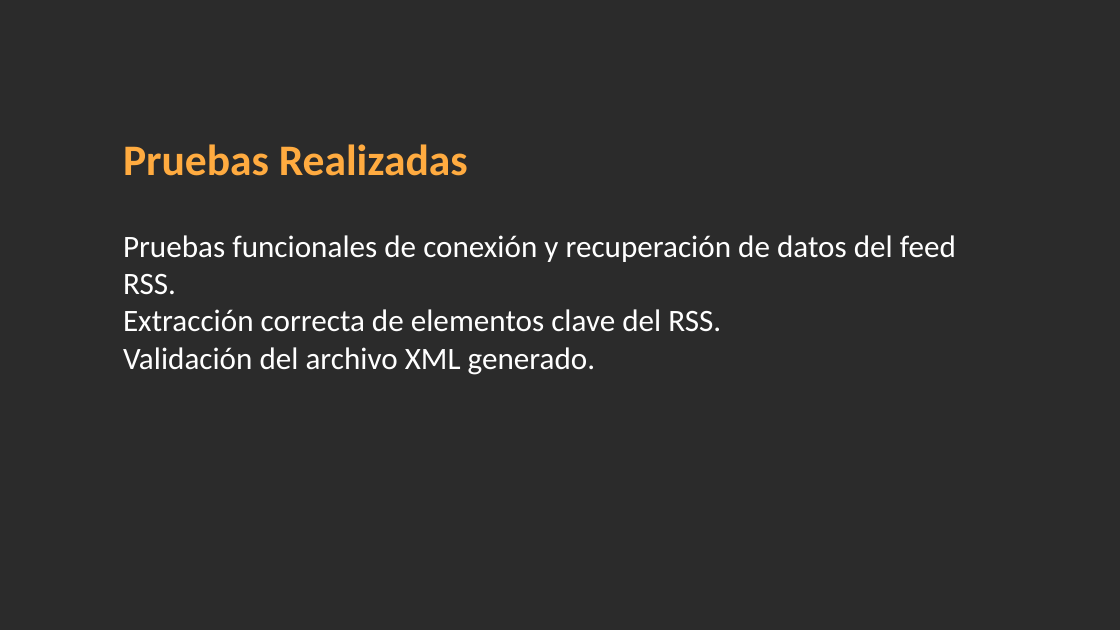
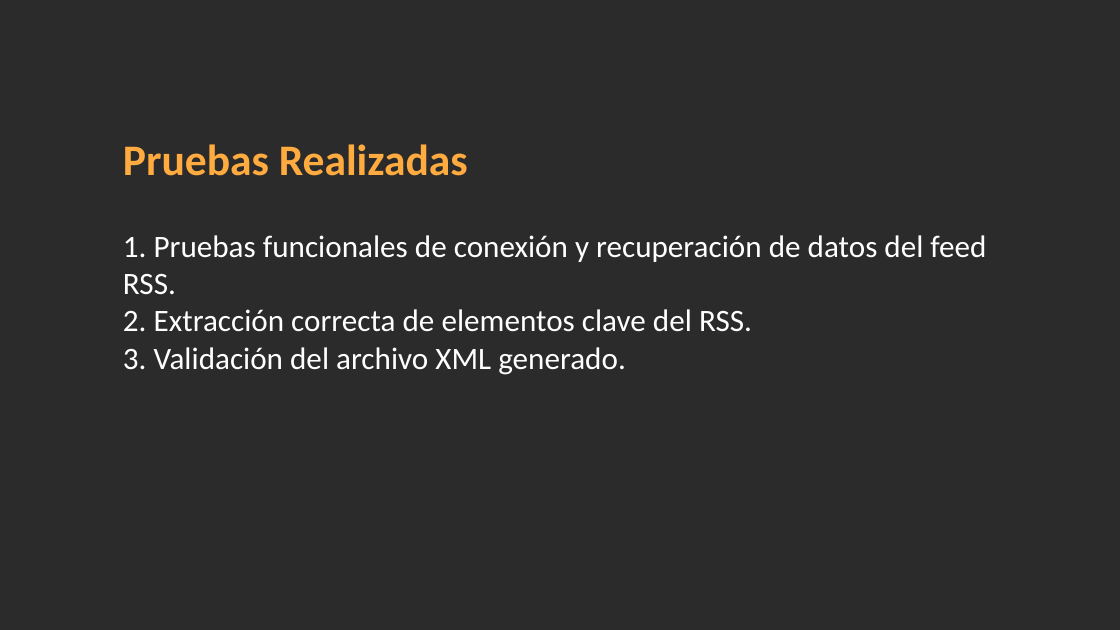
Before and after one commit to Alexfh94/EjercicioXML, a slide deck: slide 10 of PresentacionXML.pptx (slide 9 before the commit). Drawn at 1120x630 pixels with LibreOffice and Linux fonts; fonts in the diff are those of the drawing; background and template pictures are left out; a plain dark background stands for a picture behind light text. Boxes give left, top, right and bottom in pixels: in the first picture for what was removed or moved away, otherwise in the second. Text is boxed around its words. In the diff, an @@ line names an element or a change of style, - is before the commit and + after.

```diff
--- a/PresentacionXML.pptx
+++ b/PresentacionXML.pptx
@@ text at (123, 235, 986, 375): text changed @@
-Pruebas funcionales de conexión y recuperación de datos del feed RSS.
-Extracción correcta de elementos clave del RSS.
-Validación del archivo XML generado.
+1. Pruebas funcionales de conexión y recuperación de datos del feed RSS.
+2. Extracción correcta de elementos clave del RSS.
+3. Validación del archivo XML generado.
```
Also in this commit, not shown: 7 other slides changed, 1 slide added.
